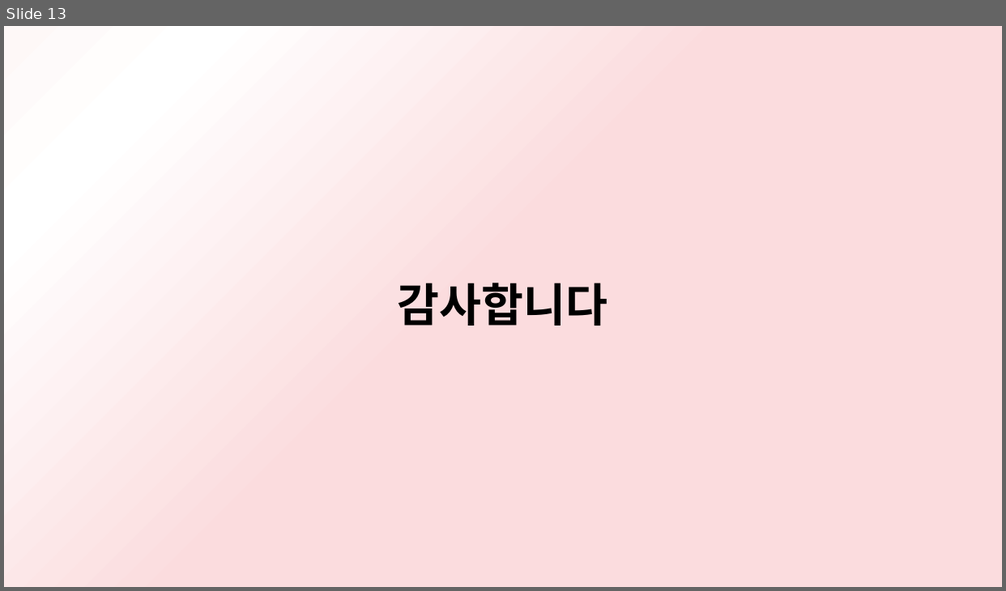
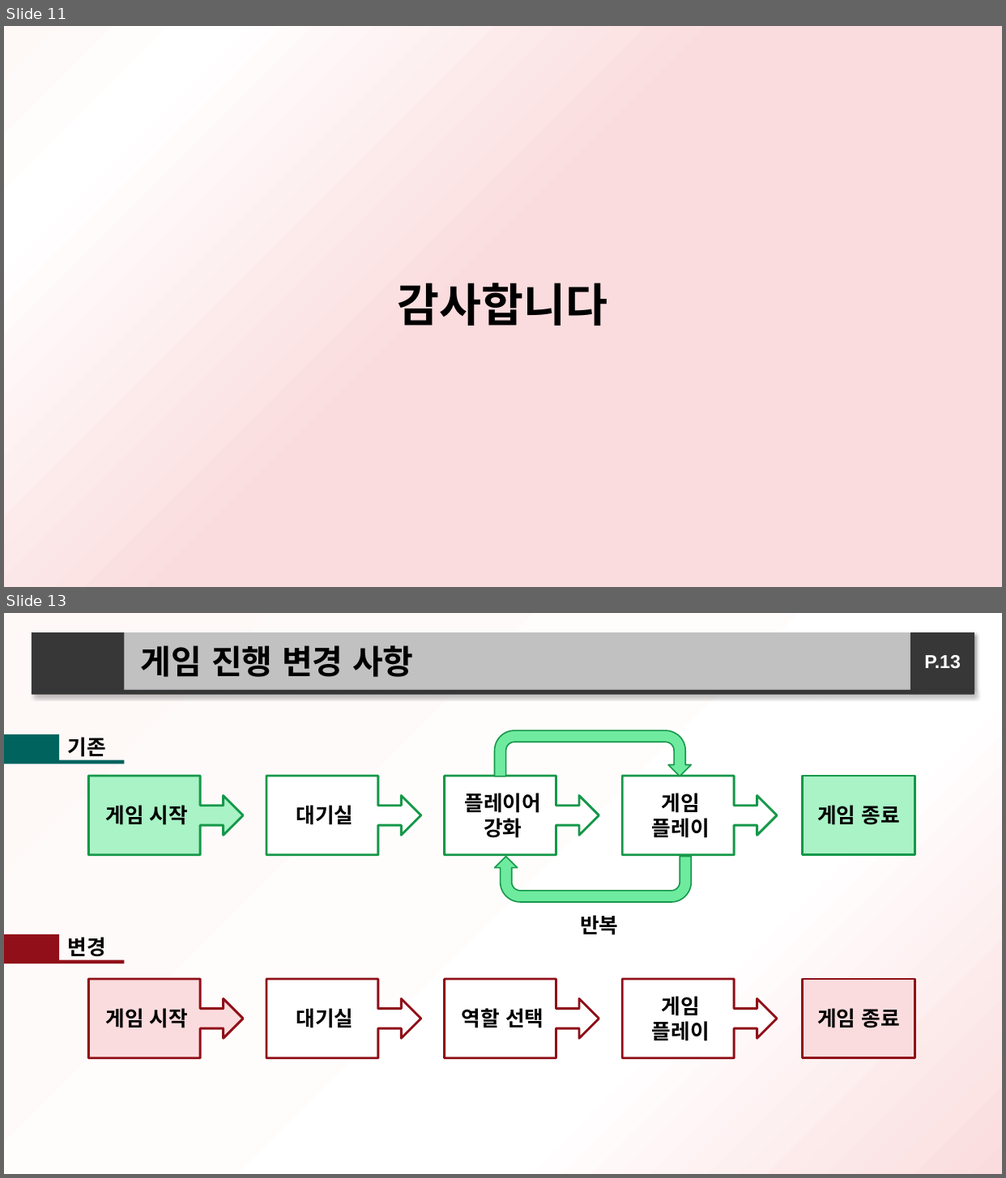
Before and after one commit to 2015184012Bang/KPU_TeamProject, a slide deck: ProjectPlan/중간발표/하트비트_방종혁_장규현_김명규.pptx. Shown one above the other, each under a label of ours: slide 13 before the commit, slides 11 and 13 after it; the slides between them are not shown. The pictures are 1006x591 and 1006x1178 pixels, drawn with LibreOffice and Linux fonts; fonts in the diff are those of the drawing. Boxes give left, top, right and bottom in pixels: in the first picture for what was removed or moved away, otherwise in the second. Text is boxed around its words. In the diff, an @@ line names an element or a change of style, - is before the commit and + after.

```diff
--- a/ProjectPlan/중간발표/하트비트_방종혁_장규현_김명규.pptx
+++ b/ProjectPlan/중간발표/하트비트_방종혁_장규현_김명규.pptx
@@ slide 13 added at (4, 613, 1002, 1174), background gradient #FEF8F7 to #FFFFFF to #FBDCDE @@
@@ rectangle added at (32, 632, 125, 690), fill #373737 @@
@@ rectangle added at (125, 632, 975, 690), fill #C1C1C1, 32 pt, text #000000, bold @@
+게임 진행 변경 사항
@@ rectangle added at (910, 632, 974, 690), fill #373737, 18 pt, text #FFFFFF, bold @@
+P.13
@@ rounded rectangle added at (32, 690, 975, 695), fill #373737 @@
@@ uturn arrow added at (494, 730, 691, 776), fill #6FEBA0, outline #159849 1.25 pt @@
@@ rectangle added at (4, 735, 59, 763), fill #00635D @@
@@ text added at (68, 737, 106, 757), 20 pt, text #000000, bold @@
+기존
@@ rectangle added at (4, 760, 125, 764), fill #00635D @@
@@ right arrow callout added at (88, 776, 243, 855), fill #A9F3C6, outline #159849 2.25 pt @@
@@ right arrow callout added at (266, 776, 421, 855), fill #FFFFFF, outline #159849 2.25 pt @@
@@ right arrow callout added at (444, 776, 599, 855), fill #FFFFFF, outline #159849 2.25 pt @@
@@ right arrow callout added at (622, 776, 777, 855), fill #FFFFFF, outline #159849 2.25 pt @@
@@ rectangle added at (802, 776, 915, 855), fill #A9F3C6, outline #159849 2.25 pt @@
@@ text added at (106, 805, 188, 825), 20 pt, text #000000, bold @@
+게임 시작
@@ text added at (296, 805, 354, 825), 20 pt, text #000000, bold @@
+대기실
@@ text added at (464, 793, 541, 838), 20 pt, text #000000, bold @@
+플레이어
+강화
@@ text added at (652, 793, 710, 838), 20 pt, text #000000, bold @@
+게임
+플레이
@@ text added at (817, 805, 899, 825), 20 pt, text #000000, bold @@
+게임 종료
@@ uturn arrow added at (494, 856, 691, 902), fill #6FEBA0, outline #159849 1.25 pt @@
@@ text added at (580, 915, 618, 935), 20 pt, text #000000, bold @@
+반복
@@ rectangle added at (4, 934, 59, 963), fill #900F18 @@
@@ text added at (68, 937, 106, 956), 20 pt, text #000000, bold @@
+변경
@@ rectangle added at (4, 960, 125, 964), fill #900F18 @@
@@ right arrow callout added at (88, 979, 243, 1059), fill #FBDCDE, outline #900F18 2.25 pt @@
@@ right arrow callout added at (266, 979, 421, 1059), fill #FFFFFF, outline #900F18 2.25 pt @@
@@ right arrow callout added at (444, 979, 599, 1059), fill #FFFFFF, outline #900F18 2.25 pt @@
@@ right arrow callout added at (622, 979, 777, 1059), fill #FFFFFF, outline #900F18 2.25 pt @@
@@ text added at (652, 996, 710, 1041), 20 pt, text #000000, bold @@
+게임
+플레이
@@ rectangle added at (802, 979, 915, 1059), fill #FBDCDE, outline #900F18 2.25 pt @@
@@ text added at (106, 1008, 188, 1029), 20 pt, text #000000, bold @@
+게임 시작
@@ text added at (296, 1008, 354, 1029), 20 pt, text #000000, bold @@
+대기실
@@ text added at (462, 1008, 543, 1029), 20 pt, text #000000, bold @@
+역할 선택
@@ text added at (817, 1008, 899, 1029), 20 pt, text #000000, bold @@
+게임 종료
@@ what was slide 13 is now slide 11 @@
```
Also in this commit, not shown: 8 slides changed, 2 other slides added, 3 slides removed.
